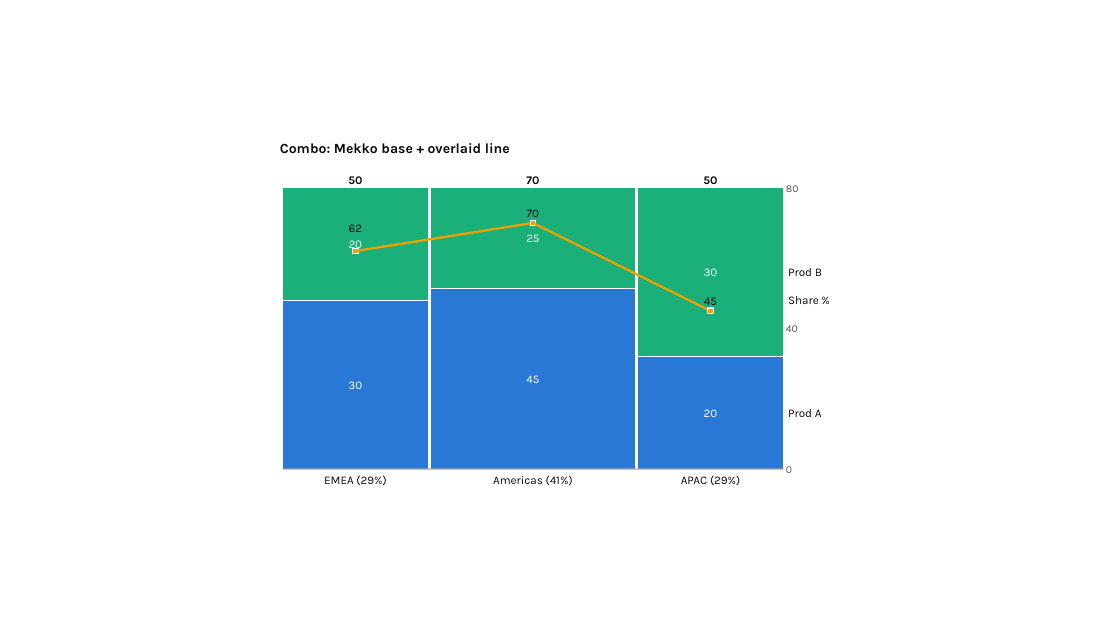
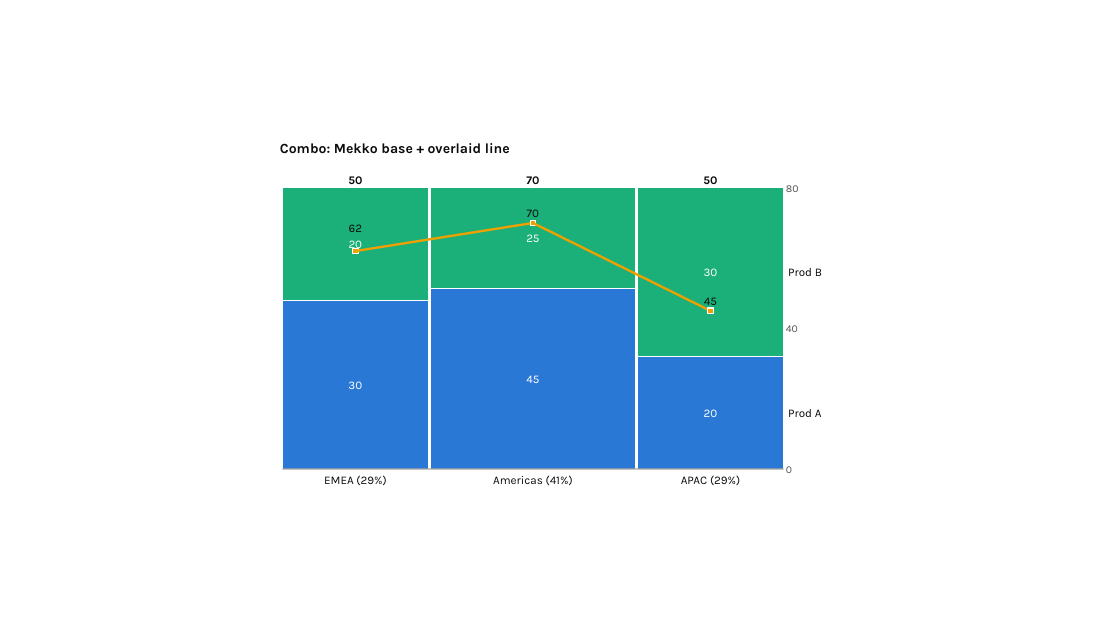
Before and after one commit to dannbleeker/PowerChart, a slide deck: slide 91 of examples/showcase.pptx. Drawn at 1120x630 pixels with LibreOffice and Linux fonts; fonts in the diff are those of the drawing. Boxes give left, top, right and bottom in pixels: in the first picture for what was removed or moved away, otherwise in the second. Text is boxed around its words. In the diff, an @@ line names an element or a change of style, - is before the commit and + after.

```diff
--- a/examples/showcase.pptx
+++ b/examples/showcase.pptx
@@ text removed at box(788, 296, 819, 304) @@
-Share %
```
Also in this commit, not shown: 8 other slides changed, 11 other files.
